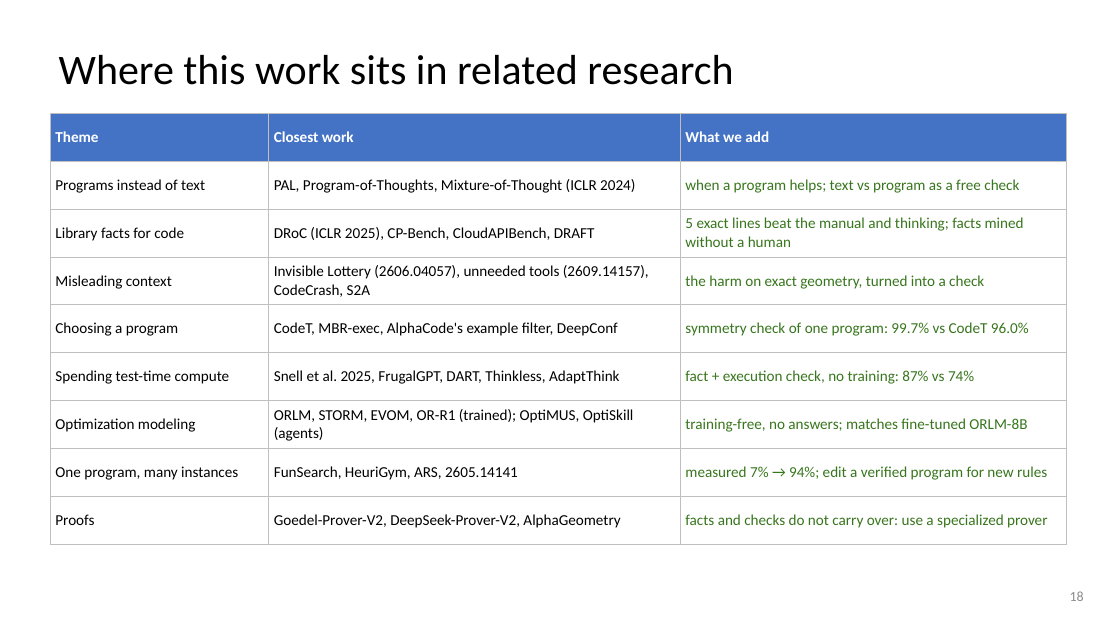
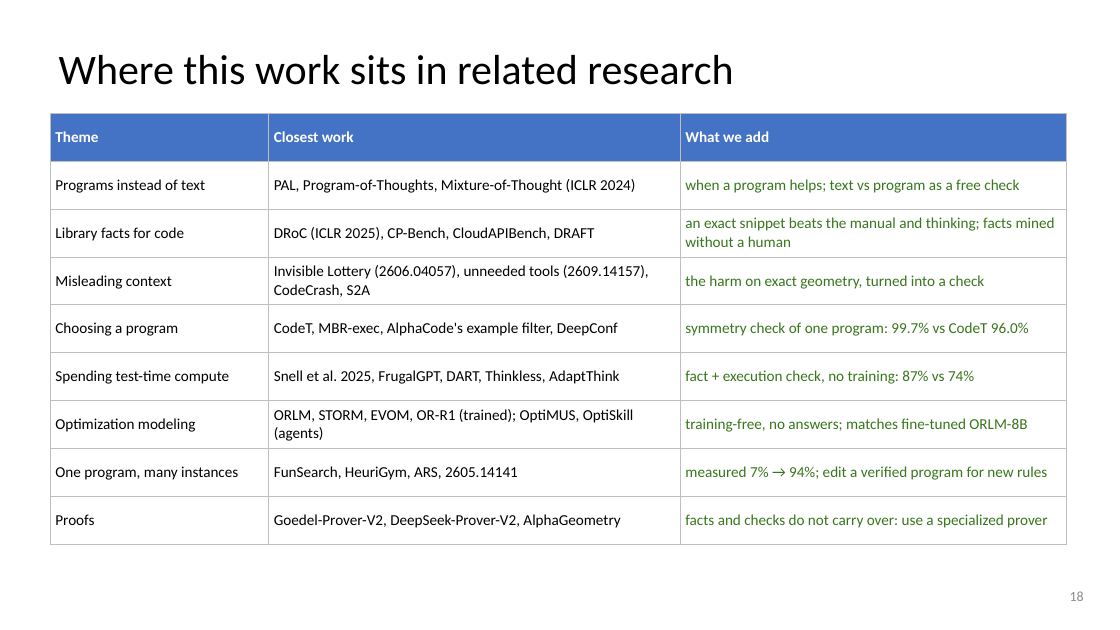
Before and after one commit to dlwns147/CSED490E_Project_Team5, a slide deck: slide 18 of PROPOSAL_slides_full.pptx. Drawn at 1120x630 pixels with LibreOffice and Linux fonts; fonts in the diff are those of the drawing. Boxes give left, top, right and bottom in pixels: in the first picture for what was removed or moved away, otherwise in the second. Text is boxed around its words. In the diff, an @@ line names an element or a change of style, - is before the commit and + after.

```diff
--- a/PROPOSAL_slides_full.pptx
+++ b/PROPOSAL_slides_full.pptx
@@ table at box(50, 113, 1067, 532) @@
-row 3, column 3: 5 exact lines beat the manual and thinking; facts mined without a human
+row 3, column 3: an exact snippet beats the manual and thinking; facts mined without a human
```
Also in this commit, not shown: 3 other slides changed, 10 other files.
